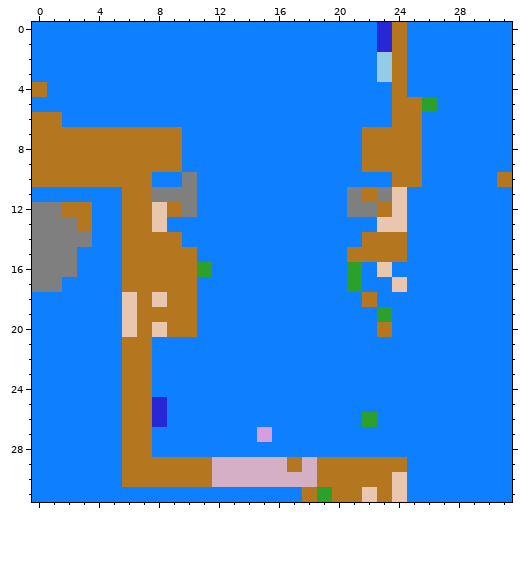
Pixel-art sprite -- images/current_scene/semantic_img.png. Above: the version before the commit.
The file is 32x32 pixels.
Once edited:
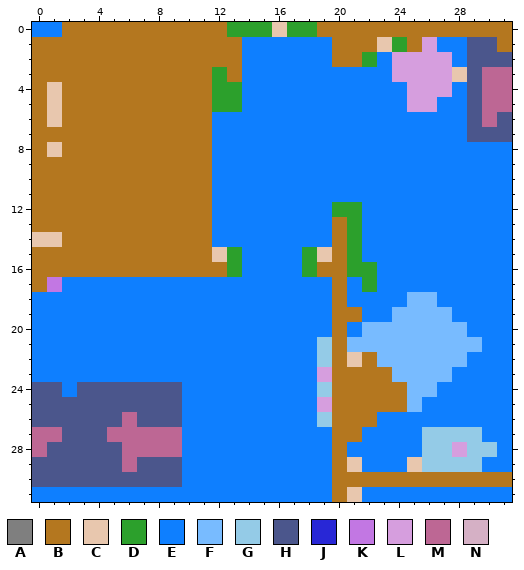
Palette (. is transparent): A #7f7f7f  B #b4771f  C #e8c7ae  D #2ca02c  E #0e7fff  F #78bbff  G #94cbe7  H #4b568c  J #2827d6  K #c277e3  L #d69ede  M #bd6794  N #d5b0c5
Edits made:
@@ x 0..31 @@
- 0 EEEEEEEEEEEEEEEEEEEEEEEJBEEEEEEE
- 1 EEEEEEEEEEEEEEEEEEEEEEEJBEEEEEEE
- 2 EEEEEEEEEEEEEEEEEEEEEEEGBEEEEEEE
- 3 EEEEEEEEEEEEEEEEEEEEEEEGBEEEEEEE
- 4 BEEEEEEEEEEEEEEEEEEEEEEEBEEEEEEE
- 5 EEEEEEEEEEEEEEEEEEEEEEEEBBDEEEEE
- 6 BBEEEEEEEEEEEEEEEEEEEEEEBBEEEEEE
- 7 BBBBBBBBBBEEEEEEEEEEEEBBBBEEEEEE
- 8 BBBBBBBBBBEEEEEEEEEEEEBBBBEEEEEE
- 9 BBBBBBBBBBEEEEEEEEEEEEBBBBEEEEEE
-10 BBBBBBBBEEAEEEEEEEEEEEEEBBEEEEEB
-11 EEEEEEBBAAAEEEEEEEEEEABACEEEEEEE
-12 AABBEEBBCBAEEEEEEEEEEAABCEEEEEEE
-13 AAABEEBBCEEEEEEEEEEEEEECCEEEEEEE
-14 AAAAEEBBBBEEEEEEEEEEEEBBBEEEEEEE
-15 AAAEEEBBBBBEEEEEEEEEEBBBBEEEEEEE
-16 AAAEEEBBBBBDEEEEEEEEEDECEEEEEEEE
-17 AAEEEEBBBBBEEEEEEEEEEDEECEEEEEEE
-18 EEEEEECBCBBEEEEEEEEEEEBEEEEEEEEE
-19 EEEEEECBBBBEEEEEEEEEEEEDEEEEEEEE
-20 EEEEEECBCBBEEEEEEEEEEEEBEEEEEEEE
-21 EEEEEEBBEEEEEEEEEEEEEEEEEEEEEEEE
-22 EEEEEEBBEEEEEEEEEEEEEEEEEEEEEEEE
-23 EEEEEEBBEEEEEEEEEEEEEEEEEEEEEEEE
-24 EEEEEEBBEEEEEEEEEEEEEEEEEEEEEEEE
-25 EEEEEEBBJEEEEEEEEEEEEEEEEEEEEEEE
-26 EEEEEEBBJEEEEEEEEEEEEEDEEEEEEEEE
-27 EEEEEEBBEEEEEEELEEEEEEEEEEEEEEEE
-28 EEEEEEBBEEEEEEEEEEEEEEEEEEEEEEEE
-29 EEEEEEBBBBBBNNNNNBNBBBBBBEEEEEEE
-30 EEEEEEBBBBBBNNNNNNNBBBBBCEEEEEEE
-31 EEEEEEEEEEEEEEEEEEBDBBCBCEEEEEEE
+ 0 EEBBBBBBBBBBBDDDCDDBBBBBBBBBBBBB
+ 1 BBBBBBBBBBBBBBEEEEEEBBBCDBLEEHHB
+ 2 BBBBBBBBBBBBBBEEEEEEBBDELLLLEHHH
+ 3 BBBBBBBBBBBBDBEEEEEEEEEELLLLCHMM
+ 4 BCBBBBBBBBBBDDEEEEEEEEEEELLLEHMM
+ 5 BCBBBBBBBBBBDDEEEEEEEEEEELLEEHMM
+ 6 BCBBBBBBBBBBEEEEEEEEEEEEEEEEEHMH
+ 7 BBBBBBBBBBBBEEEEEEEEEEEEEEEEEHHH
+ 8 BCBBBBBBBBBBEEEEEEEEEEEEEEEEEEEE
+ 9 BBBBBBBBBBBBEEEEEEEEEEEEEEEEEEEE
+10 BBBBBBBBBBBBEEEEEEEEEEEEEEEEEEEE
+11 BBBBBBBBBBBBEEEEEEEEEEEEEEEEEEEE
+12 BBBBBBBBBBBBEEEEEEEEDDEEEEEEEEEE
+13 BBBBBBBBBBBBEEEEEEEEBDEEEEEEEEEE
+14 CCBBBBBBBBBBEEEEEEEEBDEEEEEEEEEE
+15 BBBBBBBBBBBBCDEEEEDCBDEEEEEEEEEE
+16 BBBBBBBBBBBBBDEEEEDBBDDEEEEEEEEE
+17 BKEEEEEEEEEEEEEEEEEEBEDEEEEEEEEE
+18 EEEEEEEEEEEEEEEEEEEEBEEEEFFEEEEE
+19 EEEEEEEEEEEEEEEEEEEEBBEEFFFFEEEE
+20 EEEEEEEEEEEEEEEEEEEEBEFFFFFFFEEE
+21 EEEEEEEEEEEEEEEEEEEGBFFFFFFFFFEE
+22 EEEEEEEEEEEEEEEEEEEGBCBFFFFFFEEE
+23 EEEEEEEEEEEEEEEEEEELBBBBFFFFEEEE
+24 HHEHHHHHHHEEEEEEEEEGBBBBBFFEEEEE
+25 HHHHHHHHHHEEEEEEEEELBBBBBFEEEEEE
+26 HHHHHHMHHHEEEEEEEEEGBBBEEEEEEEEE
+27 MMHHHMMMMMEEEEEEEEEEBBEEEEGGGGEE
+28 MHHHHHMMMMEEEEEEEEEEBEEEEEGGLGGE
+29 HHHHHHMHHHEEEEEEEEEEBCEEECGGGGEE
+30 HHHHHHHHHHEEEEEEEEEEBBBBBBBBBBBB
+31 EEEEEEEEEEEEEEEEEEEEBCEEEEEEEEEE
Pixel boxes of the changes (left, top, right, bottom) in both pictures:
changed: (32, 22, 512, 502)
